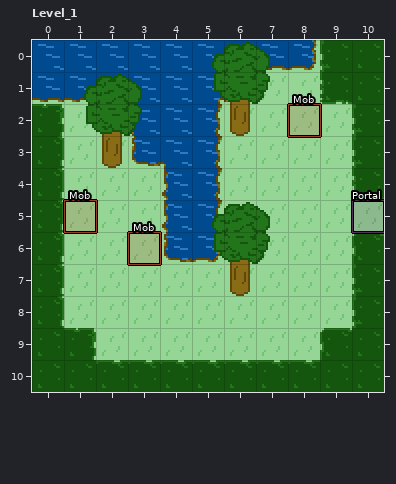
LDtk project -- data/map.ldtk. This is how it looked before the edit.
Cells are 16x16 px. Shown: Level_1 x 0..10, y 0..10. The commit also changed other parts of the map, which this record leaves out.
Once edited:
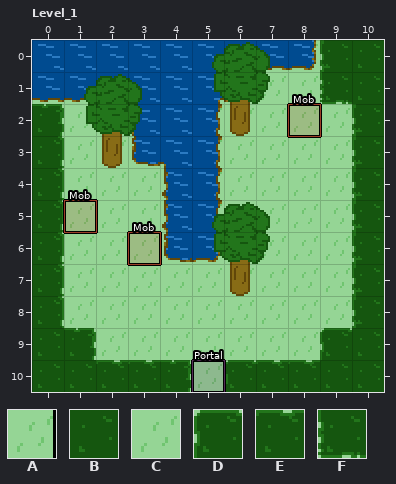
Key: from "BG_IntGrid": A 2, B 3; from "Tileset2": C 1, D 84, E 85, F 116.
_ is an empty cell.
Objects are placed by their top-left corner, in cells (3,4 is the top-left corner of cell 3,4); size is 1x1 cell unless given.
The exact change:
Layer "BG_IntGrid":
y 5: x 10 A -> B
y 10: x 5 B -> A
Layer "BG_AutoLayer_baked" (removed):
y 4: x 10 F -> _
y 5: x 9..10 CC -> __
y 6: x 10 D -> _
y 9: x 5 C -> _
y 10: x 4..6 EEE -> ___
Layer "Entities":
changed: "Portal" rectangle at 10,5 -> "Portal" rectangle at 5,10
